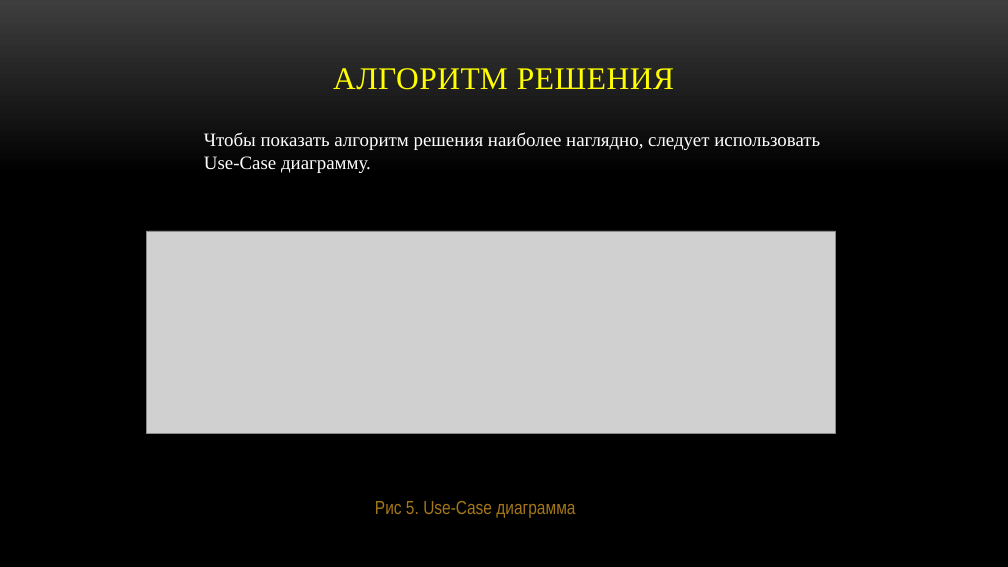
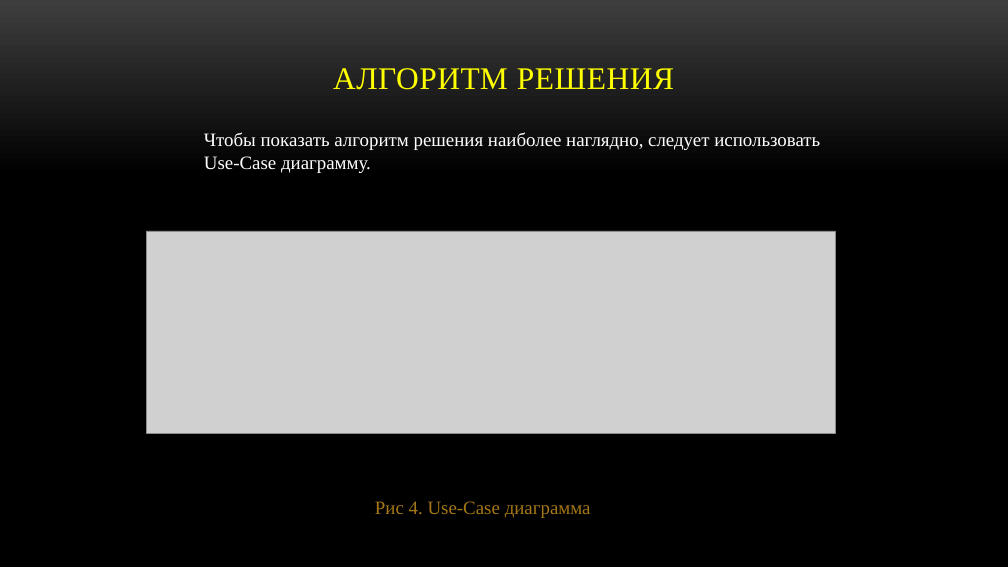
Before and after one commit to prog-kkkmt/pdp-p2-16, a slide deck: slide 7 of Отдельная папка/К18. Презентация.pptx. Drawn at 1008x567 pixels with LibreOffice and Linux fonts; fonts in the diff are those of the drawing; grey boxes stand for pictures; background and template pictures are left out. Boxes give left, top, right and bottom in pixels: in the first picture for what was removed or moved away, otherwise in the second. Text is boxed around its words. In the diff, an @@ line names an element or a change of style, - is before the commit and + after.

```diff
--- a/Отдельная папка/К18. Презентация.pptx
+++ b/Отдельная папка/К18. Презентация.pptx
@@ text at (x1=375, y1=501, x2=591, y2=518): text changed; font Arial Narrow to Times New Roman @@
-Рис 5. Use-Case диаграмма
+Рис 4. Use-Case диаграмма
```
Also in this commit, not shown: 3 other slides changed, 1 slide added, 1 slide removed, 1 other file.
